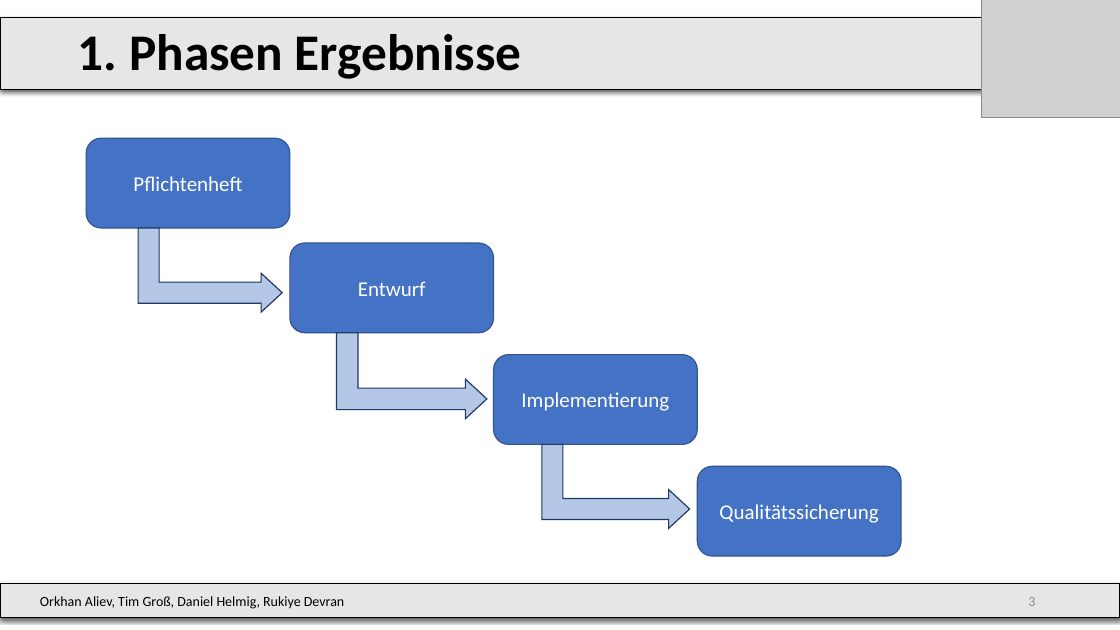
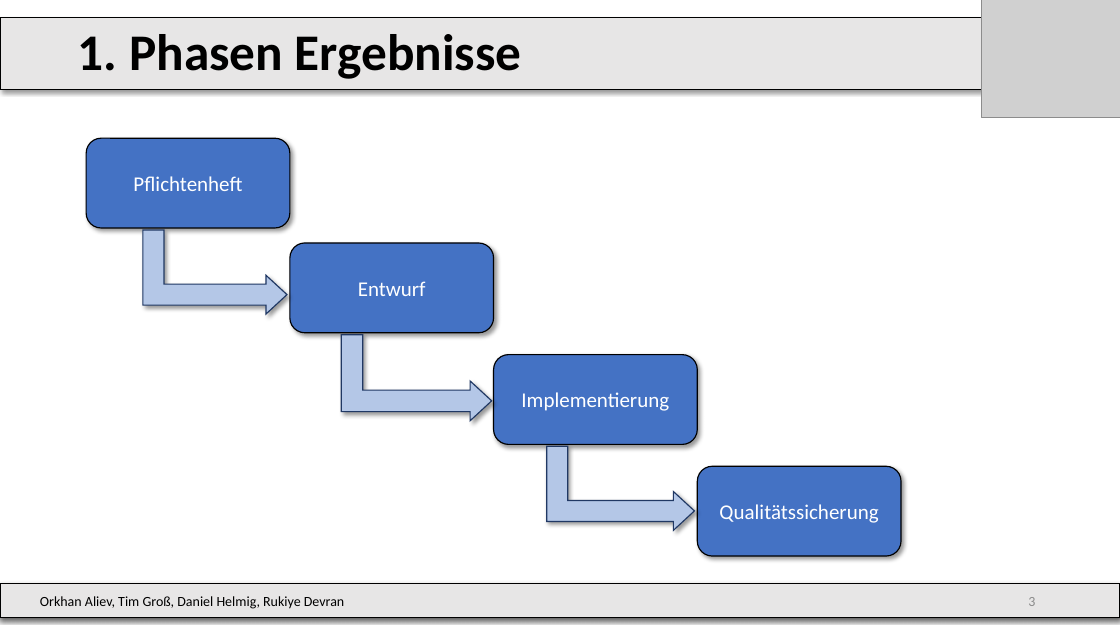
Before and after one commit to DrMopiti/pse, a slide deck: slide 3 of Abschlusspräsentation/Abschlusspräsentation.pptx. Drawn at 1120x630 pixels with LibreOffice and Linux fonts; fonts in the diff are those of the drawing; grey boxes stand for pictures; background and template pictures are left out. Boxes give left, top, right and bottom in pixels: in the first picture for what was removed or moved away, otherwise in the second. Text is boxed around its words. In the diff, an @@ line names an element or a change of style, - is before the commit and + after.

```diff
--- a/Abschlusspräsentation/Abschlusspräsentation.pptx
+++ b/Abschlusspräsentation/Abschlusspräsentation.pptx
@@ rectangle "1. Phasen Ergebnisse" at [0, 18, 1004, 89]: shadow changed @@
@@ 3 bent up arrows: place and size @@
-3 bent up arrows at [138, 229, 690, 528]
+3 bent up arrows at [143, 230, 695, 530]
@@ shadow on in 3 elements at [143, 230, 287, 314], [547, 446, 695, 530], [342, 335, 492, 421] @@
@@ outline #325491 1 pt to #000000 1 pt; shadow on in 4 elements at [87, 139, 291, 229], [290, 243, 494, 333], [494, 355, 698, 444], [697, 466, 902, 556] @@
```
Also in this commit, not shown: 5 other slides changed.
